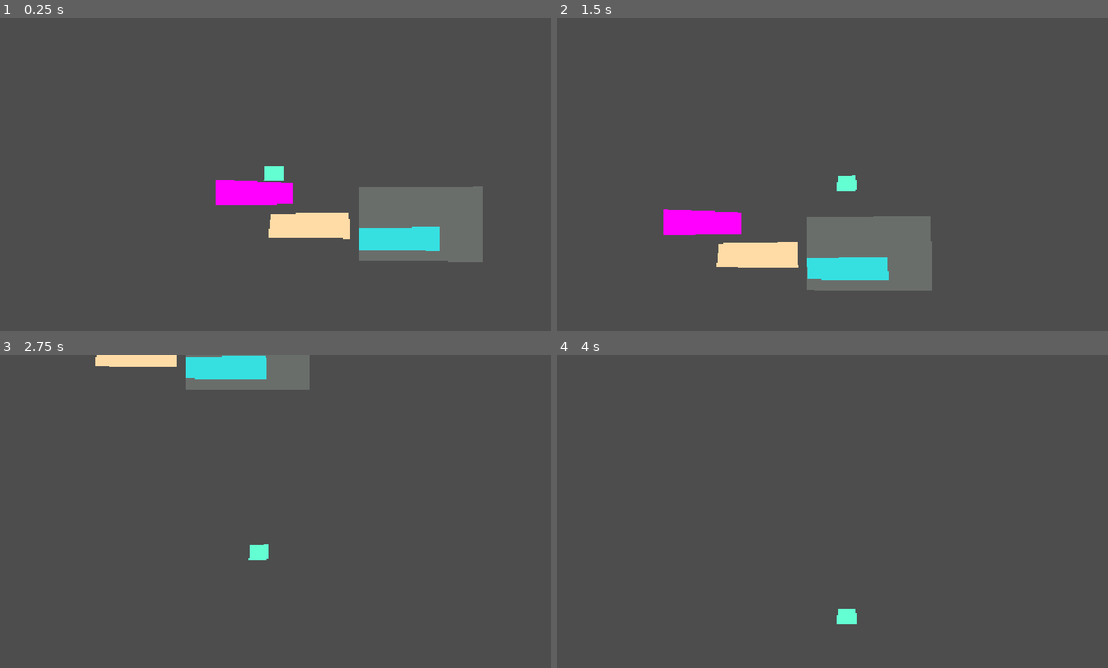
Above: before the commit, frames 1-4 (two rows, left to right).
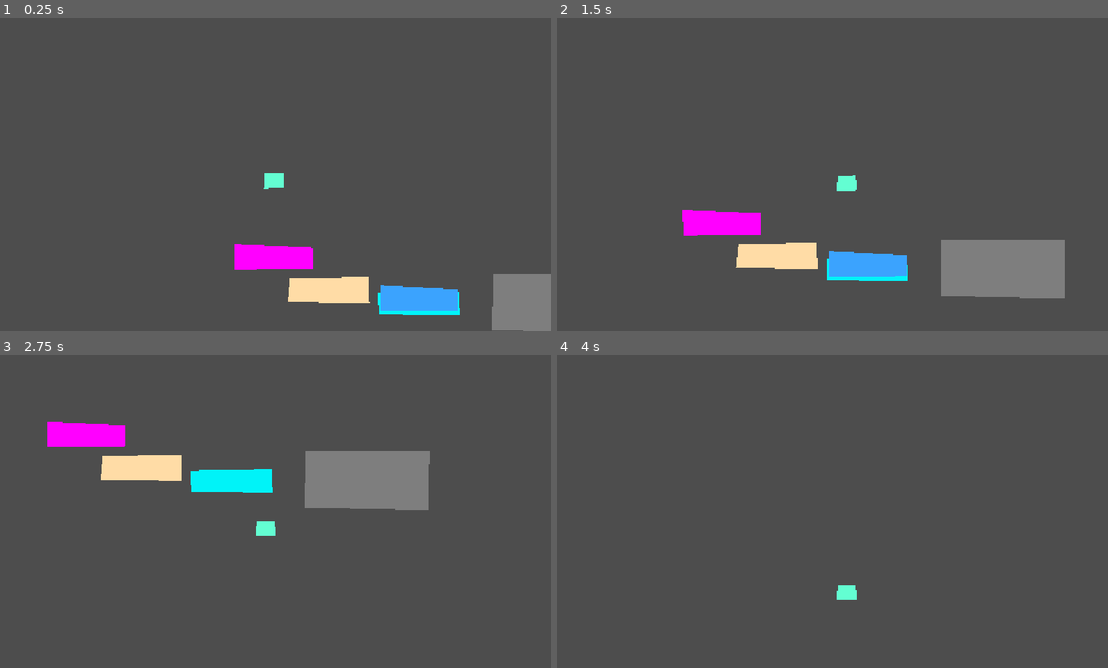
Above: after the commit, the same moments.

Repository: Ariana15-ro/Recling-Kingdom
Game: Godot game, scene res://scenes/rooms/test_room.tscn
Same seed, same stepped clock (60 frames per second), same inputs: the game is played once before the commit and once after it.
Inputs:
- Up to frame 1 (0.25 s): no input
- Up to frame 2 (1.5 s): hold D (move_right) from 0.53 s (still down); tap E (interact) at 0.6, 1.35 s; tap Space (jump) at 0.77 s
- Up to frame 3 (2.75 s): tap Space (jump) at 1.52 s; release D (move_right) at 2.03 s; hold A (move_left) from 2.03 s (still down); tap E (interact) at 2.1 s
- Up to frame 4 (4 s): release A (move_left) at 2.78 s; hold D (move_right) from 2.78 s (still down); tap E (interact) at 2.85, 3.6 s; tap Space (jump) at 3.02, 3.77 s

The runs differ from the first frame. In frame 1, 13% of the frame differs, in the area x 39-100%, y 47-100%; in frame 2, 11%; in frame 3, 11%; in frame 4, 0.3%.

Commit message:
Agrega recolección de regadera
Co-authored-by: Copilot <223556219+Copilot@users.noreply.github.com>

Diff:
--- /dev/null
+++ b/scenes/items/watering_can_pickup.tscn
@@ -0,0 +1,22 @@
+[gd_scene format=3 uid="uid://cn1habnlgcycd"]
+
+[ext_resource type="Script" uid="uid://71tm4xgy7bqy" path="res://scripts/watering_can_pickup.gd" id="1_rr0x1"]
+
+[sub_resource type="RectangleShape2D" id="RectangleShape2D_8bu3f"]
+size = Vector2(164, 52.5)
+
+[node name="WateringCanPickup" type="Area2D" unique_id=1046913780]
+rotation = 0.011295007
+script = ExtResource("1_rr0x1")
+
+[node name="Polygon2D" type="Polygon2D" parent="." unique_id=79497710]
+position = Vector2(246.58289, 50.218117)
+rotation = 0.006698916
+color = Color(0.23210964, 0.6430787, 0.9999998, 1)
+polygon = PackedVector2Array(-294, -50, -293, 3, -133, 1, -133, -43)
+uv = PackedVector2Array(-217, -39, -219, 14, -127, 11, -131, -41)
+
+[node name="CollisionShape2D" type="CollisionShape2D" parent="." unique_id=1444395429]
+position = Vector2(32.314243, 27.636774)
+shape = SubResource("RectangleShape2D_8bu3f")
+debug_color = Color(0.6784314, 0.29803923, 1, 1)
--- a/scenes/player/Player.tscn
+++ b/scenes/player/Player.tscn
@@ -7,7 +7,7 @@
 
 [node name="Node2D" type="Node2D" unique_id=481005323]
 
-[node name="Player" type="CharacterBody2D" parent="." unique_id=1839779137]
+[node name="Player" type="CharacterBody2D" parent="." unique_id=1839779137 groups=["player"]]
 script = ExtResource("1_wr5hl")
 
 [node name="Polygon2D" type="Polygon2D" parent="Player" unique_id=1430459130]
--- a/scenes/rooms/polluted_zone.tscn
+++ b/scenes/rooms/polluted_zone.tscn
@@ -1,19 +1,36 @@
 [gd_scene format=3 uid="uid://bo03vkcdohy6k"]
 
+[ext_resource type="Script" uid="uid://by715sue2f7ha" path="res://scripts/polluted_zone.gd" id="1_rassq"]
+
 [sub_resource type="RectangleShape2D" id="RectangleShape2D_6bqn6"]
-size = Vector2(257, 40)
+size = Vector2(252, 121)
 
-[node name="PollutedZone" type="Node2D" unique_id=938496978 groups=["player"]]
+[sub_resource type="RectangleShape2D" id="RectangleShape2D_5sygc"]
+size = Vector2(257.5, 53)
+
+[node name="PollutedZone" type="Node2D" unique_id=938496978]
+script = ExtResource("1_rassq")
+polluted_color = Color(0.74509805, 0.74509805, 0.74509805, 0.4392157)
+restored_color = Color(0, 1, 0, 0.4627451)
 
 [node name="Polygon2D" type="Polygon2D" parent="." unique_id=1319889878]
-position = Vector2(272, 46)
-color = Color(0.67058825, 0.7176471, 0.68235296, 0.3137255)
-polygon = PackedVector2Array(-188, -88, -188, 64, 70, 66, 69, -90)
-uv = PackedVector2Array(-186, -61, -188, 64, 59, 64, 56, -56)
+position = Vector2(779.2741, 30.744186)
+scale = Vector2(0.996139, 2.8372092)
+color = Color(0.99607843, 0.49019608, 0.1882353, 0.13333334)
+polygon = PackedVector2Array(-186, 23, -188, 64, 70, 66, 71, 23)
+uv = PackedVector2Array(-192, 24, -188, 64, 59, 64, 56, 24)
 
 [node name="InteractionArea" type="Area2D" parent="." unique_id=160213733]
 
-[node name="CollisionShape2D" type="CollisionShape2D" parent="InteractionArea" unique_id=1038641766]
-position = Vector2(213, 59)
+[node name="CollisionShape2D" type="CollisionShape2D" parent="InteractionArea" unique_id=303094704]
+position = Vector2(720, 154.5)
 shape = SubResource("RectangleShape2D_6bqn6")
-debug_color = Color(1, 0.67058825, 0.79607844, 0)
+debug_color = Color(0.99607843, 0.6862745, 0.7411765, 1)
+
+[node name="StaticBody2D" type="StaticBody2D" parent="." unique_id=1694649746]
+position = Vector2(106, -96)
+
+[node name="CollisionShape2D" type="CollisionShape2D" parent="StaticBody2D" unique_id=528144904]
+position = Vector2(618, 288)
+shape = SubResource("RectangleShape2D_5sygc")
+debug_color = Color(0.9490196, 0, 0.58431375, 0.95686275)
--- a/scenes/rooms/test_room.tscn
+++ b/scenes/rooms/test_room.tscn
@@ -2,11 +2,12 @@
 
 [ext_resource type="PackedScene" uid="uid://bpd28qo61rpd2" path="res://scenes/player/Player.tscn" id="1_mjm5x"]
 [ext_resource type="PackedScene" uid="uid://bo03vkcdohy6k" path="res://scenes/rooms/polluted_zone.tscn" id="2_fn815"]
+[ext_resource type="PackedScene" uid="uid://cn1habnlgcycd" path="res://scenes/items/watering_can_pickup.tscn" id="3_6vnwl"]
 
 [sub_resource type="PhysicsMaterial" id="PhysicsMaterial_gfjak"]
 
 [sub_resource type="RectangleShape2D" id="RectangleShape2D_nnide"]
-size = Vector2(164, 52.5)
+size = Vector2(164, 55.75)
 
 [node name="TestRoom" type="Node2D" unique_id=2013447258]
 
@@ -30,7 +31,7 @@
 physics_material_override = SubResource("PhysicsMaterial_gfjak")
 
 [node name="CollisionShape2D" type="CollisionShape2D" parent="StaticBody2D3" unique_id=1647081393]
-position = Vector2(57, -60.5)
+position = Vector2(57, -62.125)
 shape = SubResource("RectangleShape2D_nnide")
 debug_color = Color(0.6784314, 0.29803923, 1, 1)
 
@@ -55,7 +56,11 @@
 uv = PackedVector2Array(-217, -39, -219, 14, -127, 11, -131, -41)
 
 [node name="Node2D" parent="." unique_id=481005323 instance=ExtResource("1_mjm5x")]
-position = Vector2(131, 41)
+position = Vector2(91, -113)
 
 [node name="PollutedZone" parent="." unique_id=938496978 instance=ExtResource("2_fn815")]
-position = Vector2(225, 103)
+position = Vector2(-47, 10)
+
+[node name="WateringCanPickup" parent="." unique_id=178044490 instance=ExtResource("3_6vnwl")]
+position = Vector2(361, 132)
+rotation = 0.00046792254
--- /dev/null
+++ b/scripts/watering_can_pickup.gd
@@ -0,0 +1,13 @@
+extends Area2D
+
+# Conecta la detección del jugador al entrar en el área.
+func _ready() -> void:
+	body_entered.connect(_on_body_entered)
+
+
+# Recoge la regadera solo cuando entra un nodo del grupo "player".
+func _on_body_entered(body: Node2D) -> void:
+	if body.is_in_group("player"):
+		GameState.has_watering_can = true
+		print("¡Regadera recogida!")
+		queue_free()
Not shown, added: scripts/watering_can_pickup.gd.uid
